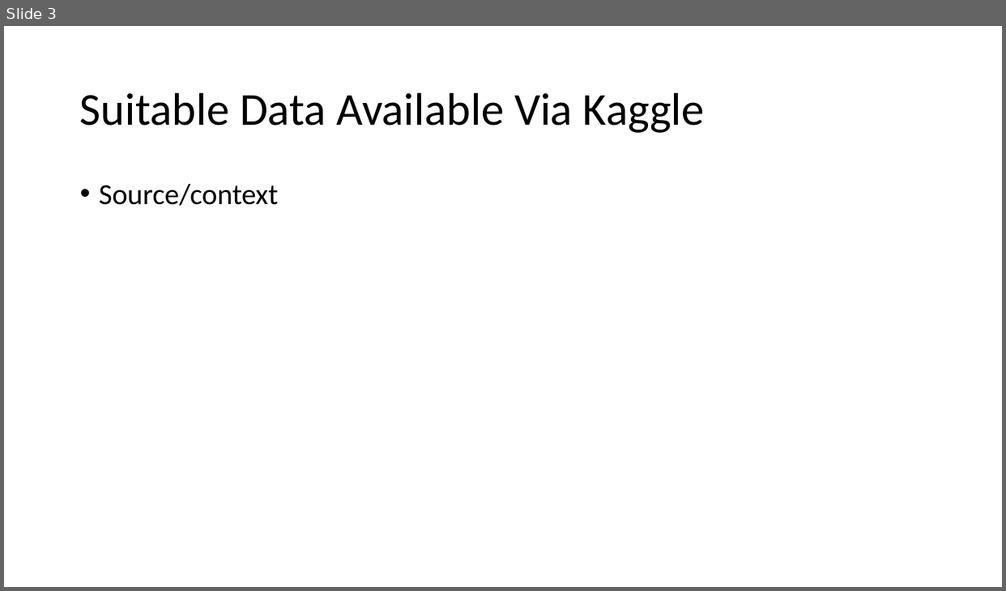
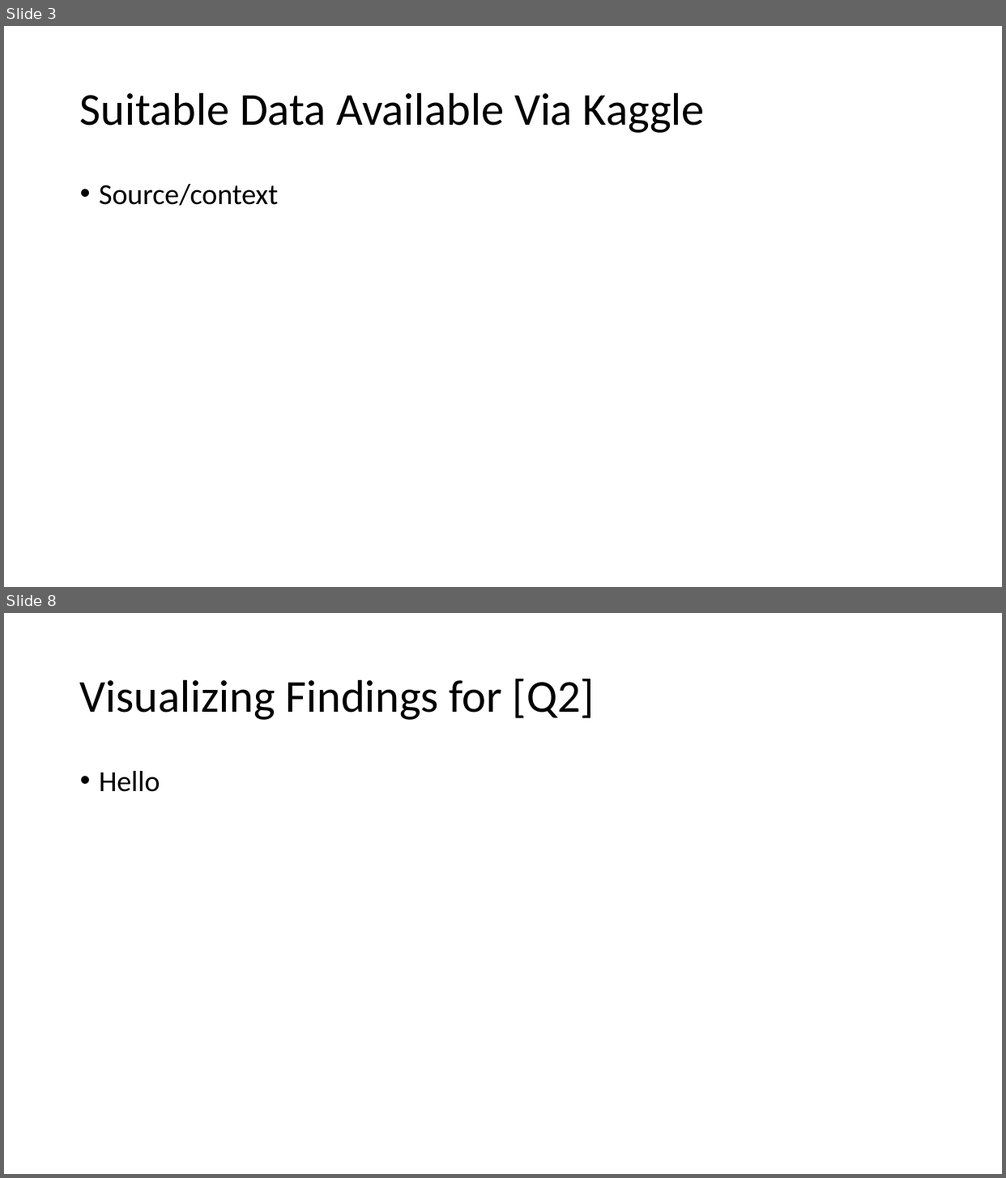
Before and after one commit to MatthewCodes/557_Final_Project, a slide deck: Presentation/Final Presentation.pptx. Shown one above the other, each under a label of ours: slide 3 before the commit, slides 3 and 8 after it; the slides between them are not shown. The pictures are 1006x591 and 1006x1178 pixels, drawn with LibreOffice and Linux fonts; fonts in the diff are those of the drawing. Boxes give left, top, right and bottom in pixels: in the first picture for what was removed or moved away, otherwise in the second. Text is boxed around its words. In the diff, an @@ line names an element or a change of style, - is before the commit and + after.

```diff
--- a/Presentation/Final Presentation.pptx
+++ b/Presentation/Final Presentation.pptx
@@ slide 8 added at box(4, 613, 1002, 1174), background #FFFFFF @@
@@ title added at box(80, 679, 594, 720), 44 pt, text #000000 @@
+Visualizing Findings for [Q2]
@@ text added at box(99, 771, 160, 792), 28 pt, text #000000 @@
+• Hello
```
Also in this commit, not shown: 2 slides changed, 7 other slides added.
